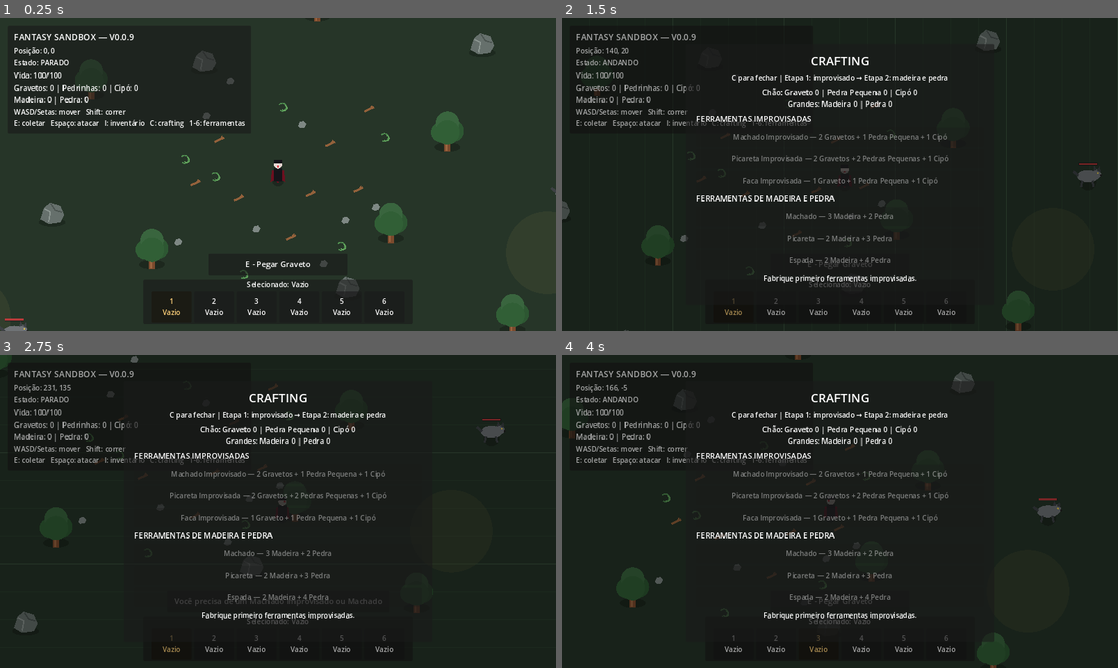
Above: before the commit, frames 1-4 (two rows, left to right).
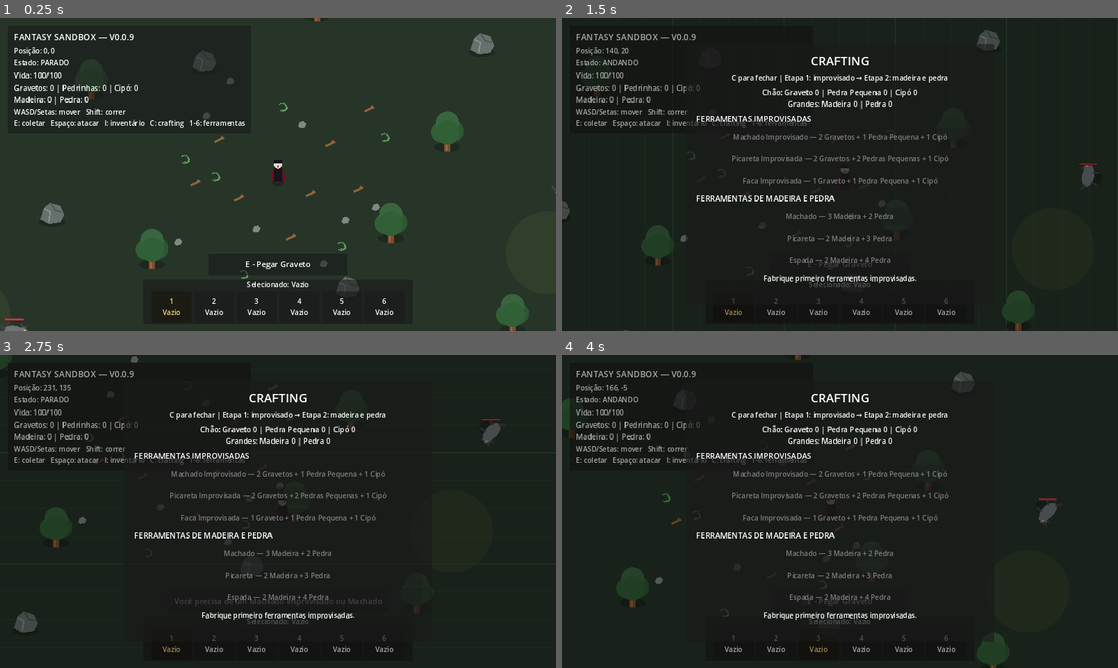
Above: after the commit, the same moments.

Repository: janduyankiingles-ops/Fantasy-Sandbox
Game: Godot game, scene res://scenes/main.tscn
The game is run twice, just before and just after one commit, with the same random seed, the same clock (stepped at 60 frames per second) and the same inputs.
Inputs:
- Up to frame 1 (0.25 s): no input
- Up to frame 2 (1.5 s): tap Enter at 0.5 s; hold D 0.53-1.28 s; tap I at 0.6 s; tap Space at 0.77 s; hold S from 1.28 s (still down); tap C at 1.35 s
- Up to frame 3 (2.75 s): tap Space at 1.52 s; release S at 2.03 s; hold D from 2.03 s (still down); tap 1 at 2.1 s
- Up to frame 4 (4 s): release D at 2.78 s; hold W 2.78-3.53 s; tap 2 at 2.85 s; tap Space at 3.02, 3.77 s; hold A from 3.53 s (still down); tap 3 at 3.6 s

The runs differ from the first frame. In frame 1, less than 0.1% of the frame differs, in the area x 0-100%, y 53-100%; in frame 2, 0.1%, in the area x 92-97%, y 47-54%; in frame 3, less than 0.1%; in frame 4, less than 0.1%.

Commit message:
v0.0.9: rotate wolf visual with movement direction

Diff:
--- a/scripts/wolf.gd
+++ b/scripts/wolf.gd
@@ -18,6 +18,7 @@
 var wander_time_left: float = 0.0
 var chasing: bool = false
 var player_target: CharacterBody2D = null
+var facing: Vector2 = Vector2.RIGHT
 var rng: RandomNumberGenerator = RandomNumberGenerator.new()
 
 func _ready() -> void:
@@ -76,6 +77,9 @@
 	else:
 		_wander(delta)
 
+	if velocity.length() > 1.0:
+		facing = velocity.normalized()
+
 	move_and_slide()
 	queue_redraw()
 
@@ -151,8 +155,16 @@
 	return not alive
 
 func _draw() -> void:
+	var facing_direction: Vector2 = facing
+	if facing_direction == Vector2.ZERO:
+		facing_direction = Vector2.RIGHT
+
+	var facing_angle: float = facing_direction.angle()
+	draw_set_transform(Vector2.ZERO, facing_angle, Vector2.ONE)
+
 	if not alive:
-		_draw_corpse()
+		_draw_corpse_body()
+		draw_set_transform(Vector2.ZERO, 0.0, Vector2.ONE)
 		return
 
 	var body_color: Color = Color("6f7376") if flash_time <= 0.0 else Color("d9d9d9")
@@ -177,11 +189,13 @@
 	draw_circle(Vector2(23, -7), 2.0, Color("e7c84c"))
 	draw_circle(Vector2(30, -2), 2.5, Color("222222"))
 
+	draw_set_transform(Vector2.ZERO, 0.0, Vector2.ONE)
+
 	draw_rect(Rect2(-22, -31, 44, 6), Color(0.12, 0.12, 0.12, 0.9), true)
 	var ratio: float = float(current_health) / float(max_health)
 	draw_rect(Rect2(-21, -30, 42.0 * ratio, 4), Color("b83a3a"), true)
 
-func _draw_corpse() -> void:
+func _draw_corpse_body() -> void:
 	_draw_flat_ellipse(Vector2(0, 8), Vector2(27, 12), Color("4e5052"))
 	draw_circle(Vector2(21, 7), 10.0, Color("4e5052"))
 	draw_line(Vector2(-10, 2), Vector2(15, 15), Color("7b2626"), 4.0)
